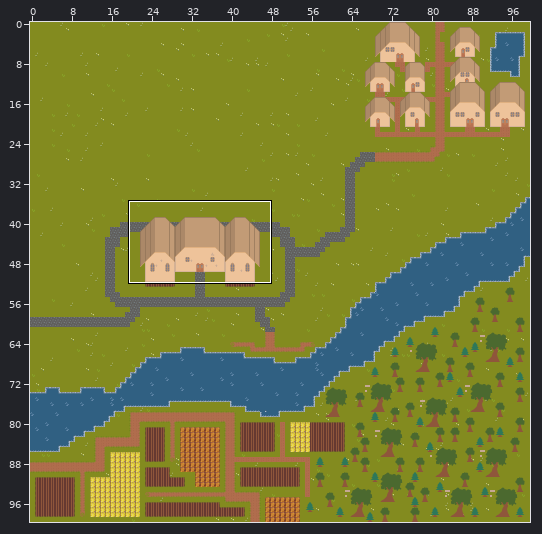
Tiled map (JSON) -- res/maps/outside.json. The first picture is a wide view before the edit; the outline marks the close-up.
Close-up. Before the edit:
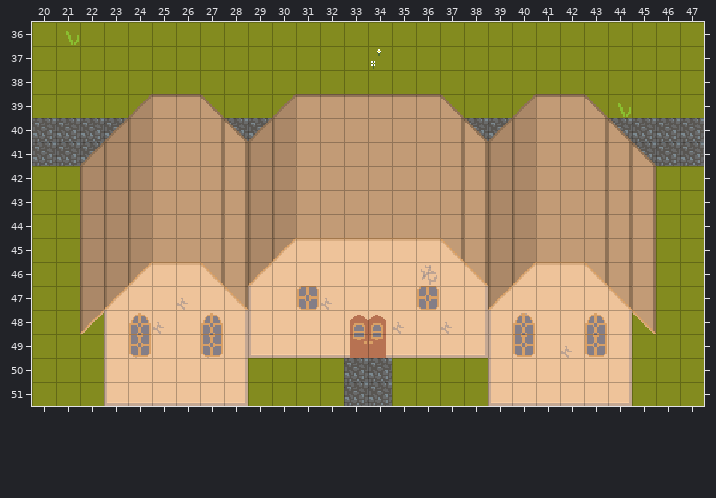
Cells are 16x16 px. Shown: x 20..47, y 36..51. The commit also changed other parts of the map, which this record leaves out.
The result:
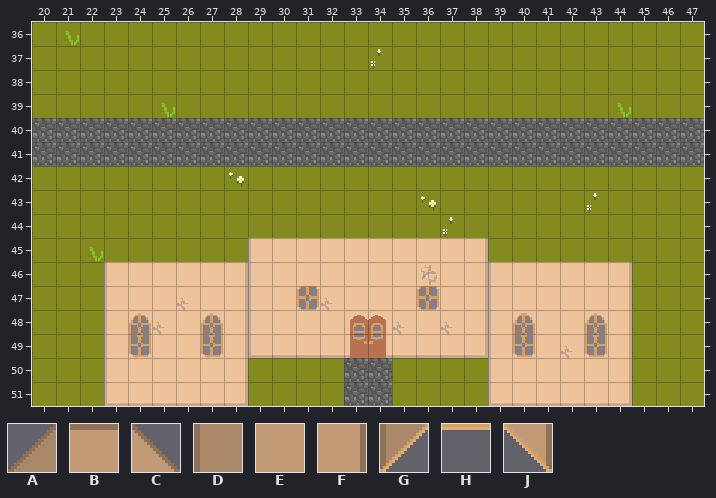
Key: from "tileset": A 106, B 107, C 108, D 116, E 117, F 118, G 126, H 127, J 128.
_ is an empty cell.
Change:
Layer "Buildings Roofs" (now hidden):
y 39: x 24..27 ABBC -> ____; x 30..37 ABBBBBBC -> ________; x 40..43 ABBC -> ____
y 40: x 23..44 ADEEFCADEEEEEEFCADEEFC -> ______________________
y 41: x 22..45 ADDEEFFDDEEEEEEFFDDEEFFC -> ________________________
y 42..44: x 22..45 DDDEEFFDDEEEEEEFFDDEEFFF -> ________________________
y 45: x 22..45 DDDEEFFDGHHHHHHJFDDEEFFF -> ________________________
y 46: x 22..29 DDGHHJFG -> ________; x 38..45 JDGHHJFF -> ________
y 47: x 22..23 DG -> __; x 28 J -> _; x 39 G -> _; x 44..45 JF -> __
y 48: x 22 G -> _; x 45 J -> _
Boxes around the changes in both close-ups, in picture pixels (x1, y1, x2, y2):
removed: (80, 94, 656, 334)
